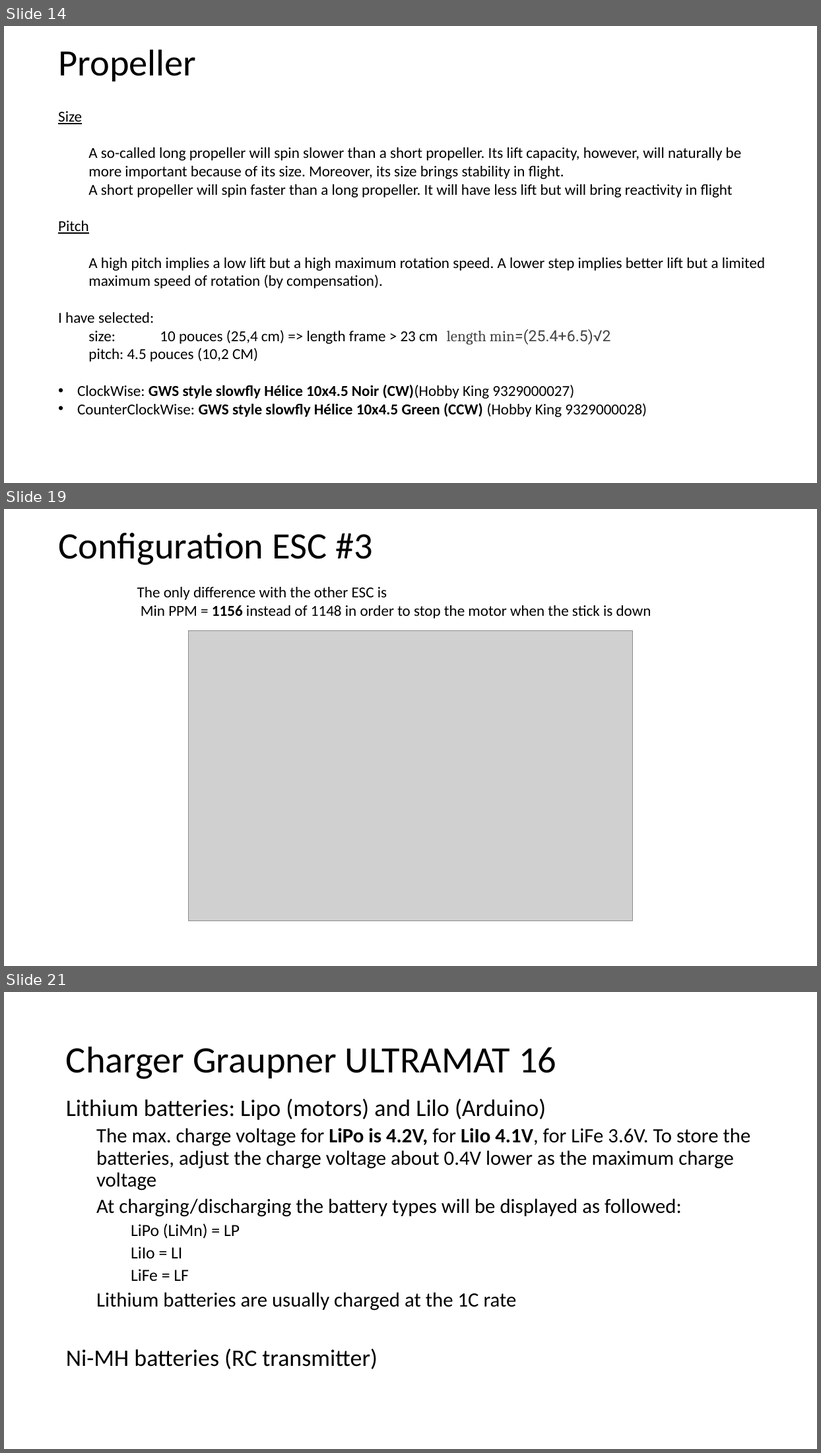
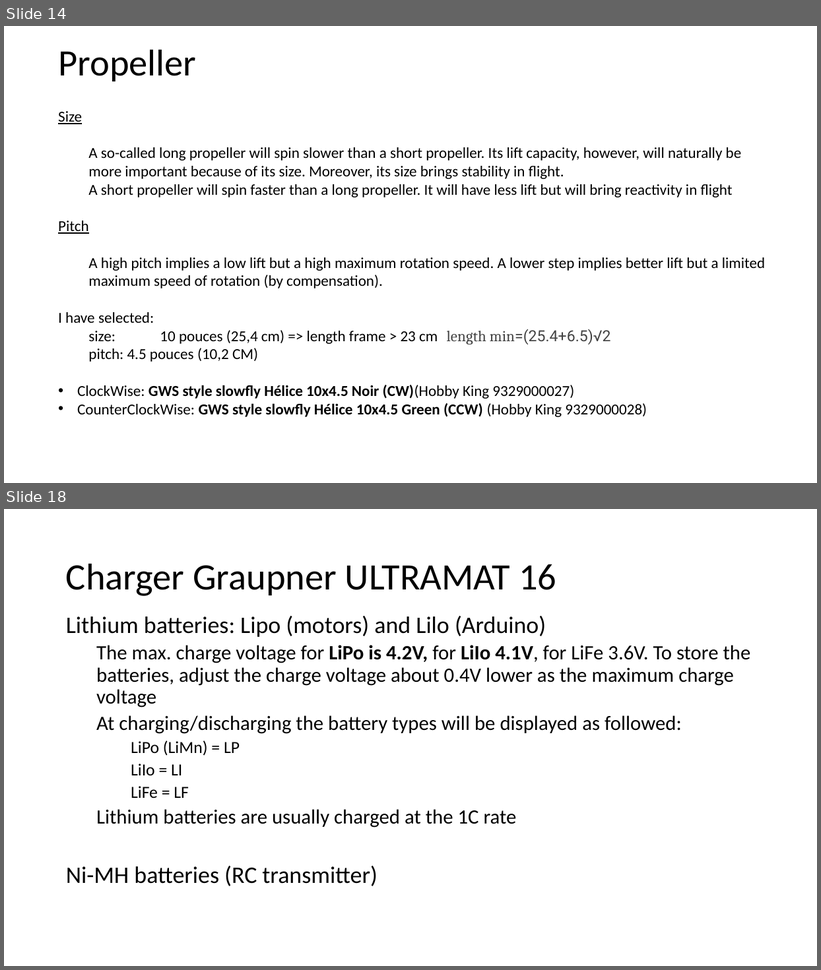
Before and after one commit to RobotEdh/RobotMicroControl, a slide deck: libraries/Diagramm Drone.pptx. Shown one above the other, each under a label of ours: slides 14, 19 and 21 before the commit, slides 14 and 18 after it; the slides between them are not shown. The pictures are 821x1453 and 821x970 pixels, drawn with LibreOffice and Linux fonts; fonts in the diff are those of the drawing; grey boxes stand for pictures. Boxes give left, top, right and bottom in pixels: in the first picture for what was removed or moved away, otherwise in the second. Text is boxed around its words. In the diff, an @@ line names an element or a change of style, - is before the commit and + after.

```diff
--- a/libraries/Diagramm Drone.pptx
+++ b/libraries/Diagramm Drone.pptx
@@ slide 19 removed at (4,509,817,966), background #FFFFFF @@
@@ title removed at (58,533,373,565) @@
-Configuration ESC #3
@@ text removed at (137,587,651,619) @@
-The only difference with the other ESC is
-Min PPM = 1156 instead of 1148 in order to stop the motor when the stick is down
@@ picture removed at (189,631,633,921) @@
@@ what was slide 21 is now slide 18 @@
```
Also in this commit, not shown: 5 slides changed, 2 other slides removed, 4 other files.
